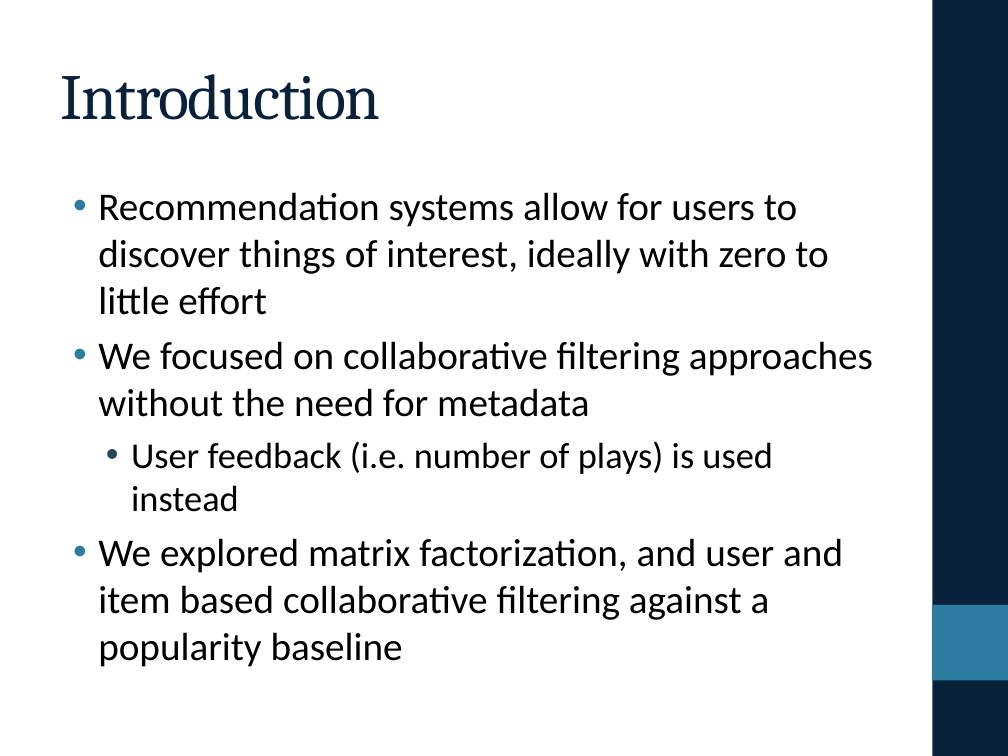
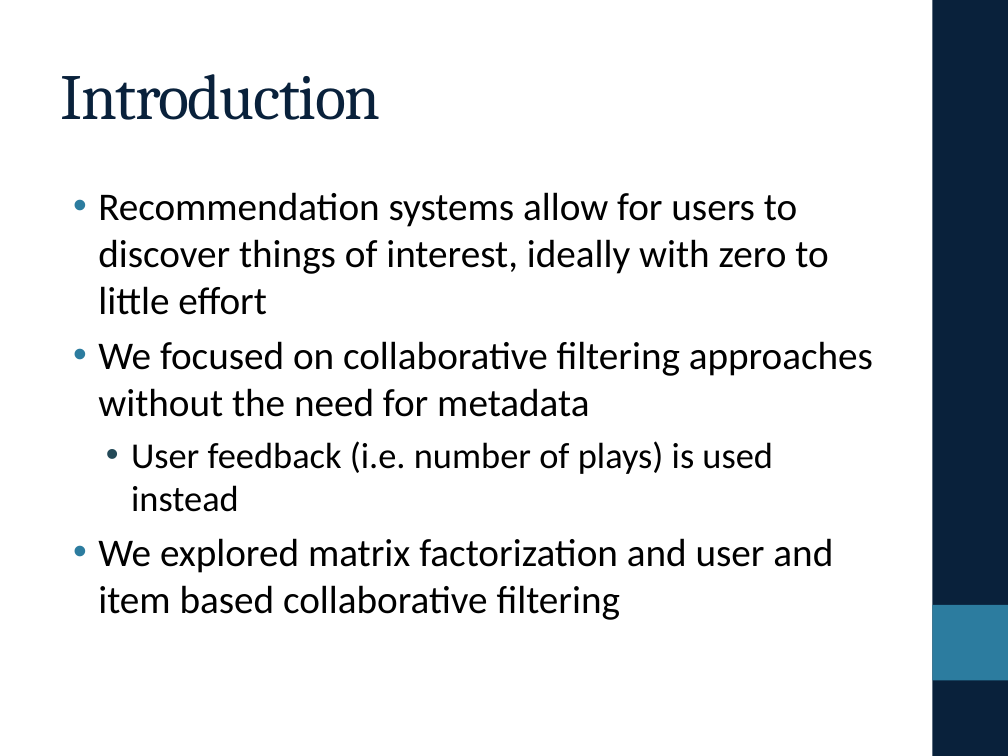
Before and after one commit to eringrand/musicanalysis, a slide deck: slide 2 of presentation/PresentationFinal.pptx. Drawn at 1008x756 pixels with LibreOffice and Linux fonts; fonts in the diff are those of the drawing. Boxes give left, top, right and bottom in pixels: in the first picture for what was removed or moved away, otherwise in the second. Text is boxed around its words. In the diff, an @@ line names an element or a change of style, - is before the commit and + after.

```diff
--- a/presentation/PresentationFinal.pptx
+++ b/presentation/PresentationFinal.pptx
@@ text at (98, 538, 833, 620): text changed @@
-• We explored matrix factorization, and user and item based collaborative filtering against a popularity baseline
+• We explored matrix factorization and user and item based collaborative filtering
```
Also in this commit, not shown: 3 other slides changed, 3 slides added, 3 slides removed, 1 other file.
